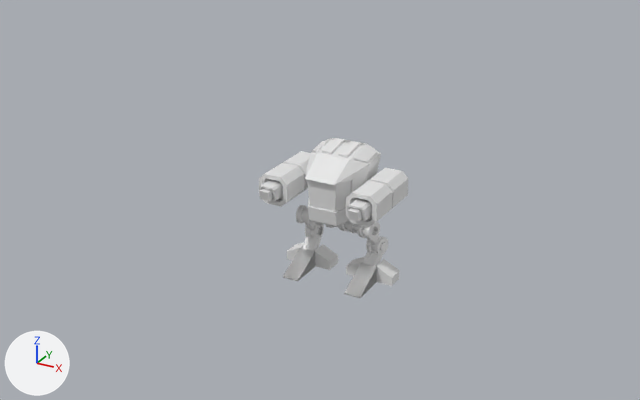
The Blender file robot.blend as it was, and as the next commit left it.
Both versions are drawn from a 50 mm camera at (14.02, -26.8, 12.57) aimed at (0.31, -1.88, 0.12). The axes (+X, +Y, +Z) are drawn at lower left. The lights are the same throughout.
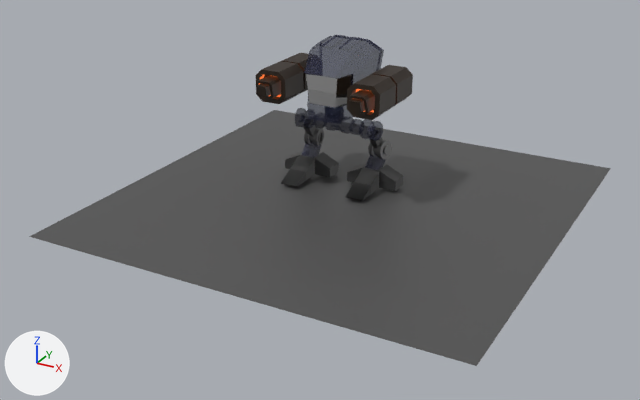
The change, as a list of edits to the scene's bpy script:
```text
Add mat_launch:
    mat_launch = emission_material('launch')
    mat_launch.base_color = (1.0, 0.197, 0.0465)  # orange #ff7b3d
Add mat_brown:
    mat_brown = principled_material('brown')
    mat_brown.base_color = (0.0241, 0.0133, 0.00643)  # black #2b1e13
Add mat_material_003:
    mat_material_003 = principled_material('Material.003')
    mat_material_003.base_color = (0.0779, 0.0779, 0.0779)  # dark grey #4f4f4f
Change me_cube:
    where me_cube.from_pydata(...)  # 61 vertices, 53 faces; spans x 0.0..1.12, y -1.27..1.15, z -1.09..1.08
    used by ob_cube; location = (0.0, 0.07, 0.14); rotation_euler = (0.157, 0.0, 0.0), in degrees (9, 0, 0); scale = (1.08, 1.08, 1.08)
    me_cube part 1: 51 of the faces centred in x 0.07..1.08, y -1.27..0.99, z -1.05..1.08 switch from mat_material (white #e7e7e7) to mat_material_004 (dark blue #343650)
    add me_cube.materials.append(mat_glass)  # white #e7e7e7
Change me_cylinder_001:
    where me_cylinder_001.from_pydata(...)  # 348 vertices, 328 faces; spans x 0.0..1.51, y -0.53..0.31, z -0.28..0.33
    add me_cylinder_001.materials.append(mat_material_004)  # dark blue #343650
Change me_cylinder_002:
    where me_cylinder_002.from_pydata(...)  # 200 vertices, 181 faces; spans x 0.983..1.578, y 0.14..0.891, z -1.065..-0.458
    add me_cylinder_002.materials.append(mat_floor)  # dark grey #4d4d4d
Change me_cube_003:
    where me_cube_003.from_pydata(...)  # 24 vertices, 22 faces; spans x -1.0..1.18, y -1.0..1.22, z -1.0..2.03
    add me_cube_003.materials.append(mat_material_004)  # dark blue #343650
Change me_cube_004:
    used by ob_cube_004; location = (1.33, -0.26, -3.42); scale = (0.336, 0.336, 0.336)
    remove me_cube_004.from_pydata(...)  # 24 vertices, 18 faces; spans x -1.0..2.89, y -3.01..3.07, z -1.0..1.0
    add me_cube_004.from_pydata(...)  # 8 vertices, 6 faces; spans x -1.0..1.0, y -1.0..1.0, z -1.0..1.0
    me_cube_004 part 2: the loose piece of 8 vertices spanning x -1.0..1.0, y -3.01..-1.01, z -1.0..0.03 is deleted
    me_cube_004 part 3: the loose piece of 8 vertices spanning x 0.89..2.89, y 1.07..3.07, z -1.0..1.0 is deleted
    me_cube_004 part 4: 6 faces spanning x -1.0..1.0, y -1.0..1.0, z -1.0..1.0 switch from no material to mat_material_003 (dark grey #4f4f4f)
Change me_cube_005:
    where me_cube_005.from_pydata(...)  # 128 vertices, 122 faces; spans x -1.0..1.0, y -0.78..1.43, z -1.0..1.0
    used by ob_cube_005; location = (1.78, -0.13, -0.04); scale = (-0.596, -1.5, -0.575)
    me_cube_005 part 5: 105 of the faces centred in x -1.0..1.0, y -0.78..1.39, z -1.0..1.0 switch from no material to mat_brown (black #2b1e13)
    me_cube_005 part 6: 11 of the faces centred in x -0.72..0.63, y 0.8..1.21, z -0.63..0.63 switch from no material to mat_launch (orange #ff7b3d)
Add me_cube_008:
    me_cube_008.from_pydata([(2.89, 1.07, -1.0), (0.89, 1.07, -1.0), (2.89, 1.07, 0.03), (2.89, 3.07, -1.0), (0.89, 3.07, -1.0), (2.89, 3.07, 0.03), (0.89, 3.07, 1.0), (0.89, 1.07, 1.0)], [], [(1, 4, 3, 0), (0, 2, 7, 1), (3, 5, 2, 0), (4, 6, 5, 3), (6, 7, 2, 5), (1, 7, 6, 4)])
    me_cube_008.materials.append(mat_feet)  # black #383838
Add me_cube_007:
    me_cube_007.from_pydata([(-1.0, -3.01, -1.0), (-1.0, -1.01, -1.0), (-1.0, -3.01, -0.93), (1.0, -3.01, -1.0), (1.0, -1.01, -1.0), (1.0, -3.01, -0.93), (1.0, -1.01, 0.03), (-1.0, -1.01, 0.03)], [], [(1, 4, 3, 0), (0, 2, 7, 1), (3, 5, 2, 0), (4, 6, 5, 3), (6, 7, 2, 5), (1, 7, 6, 4)])
    me_cube_007.materials.append(mat_feet)  # black #383838
Add me_plane:
    me_plane.from_pydata([(-1.0, -1.0, 0.0), (1.0, -1.0, 0.0), (-1.0, 1.0, 0.0), (1.0, 1.0, 0.0)], [], [(0, 1, 3, 2)])
    me_plane.materials.append(mat_floor)  # dark grey #4d4d4d
Change ob_cube:
    ob_cube.location: (0.0, 0.07, 0.14) -> (0.0, 0.07, 4.01)
Change ob_cylinder:
    ob_cylinder.location: (0.01, 0.15, -1.6) -> (0.01, 0.15, 2.28)
Change ob_cube_002:
    ob_cube_002.location: (1.35, 0.37, -2.04) -> (1.35, 0.37, 1.84)
Change ob_cylinder_001:
    ob_cylinder_001.location: (0.01, 0.15, -1.6) -> (0.01, 0.15, 2.28)
Change ob_cube_003:
    ob_cube_003.location: (1.35, 0.46, -2.97) -> (1.35, 0.46, 0.91)
Change ob_cube_005:
    ob_cube_005.location: (1.78, -0.13, -0.04) -> (1.78, -0.13, 3.83)
Add ob_cube_008:
    ob_cube_008 = bpy.data.objects.new('Cube.008', me_cube_008)  # modifiers MIRROR, MIRROR
    ob_cube_008.location = (1.33, -0.26, 0.46)
    ob_cube_008.scale = (0.336, 0.336, 0.336)
Add ob_cube_007:
    ob_cube_007 = bpy.data.objects.new('Cube.007', me_cube_007)  # modifiers MIRROR, MIRROR
    ob_cube_007.location = (1.33, -0.26, 0.46)
    ob_cube_007.scale = (0.336, 0.336, 0.336)
Add ob_plane:
    ob_plane = bpy.data.objects.new('Plane', me_plane)
    ob_plane.location = (0.96, -1.2, 0.01)
    ob_plane.scale = (7.55, 7.55, 7.55)
```

What differs and where, as boxes [x1, y1, x2, y2] in the pictures (640 x 400 px):
'Plane', added: after [29, 110, 611, 366]
'Cube', recoloured, moved: before [305, 138, 381, 226]; after [304, 35, 384, 124]
'Cube.005', recoloured, moved: before [259, 151, 408, 227]; after [255, 53, 413, 120]
'Cube.004', recoloured, moved: before [283, 242, 399, 298]; after [290, 155, 380, 194]
'Cylinder', recoloured, moved: before [296, 205, 380, 240]; after [295, 108, 383, 141]
'Cube.008', added (black): after [285, 151, 403, 191]
'Cylinder.001', recoloured, moved: before [305, 224, 388, 255]; after [304, 128, 392, 159]
'Cube.003', recoloured, moved: before [303, 236, 383, 266]; after [302, 142, 386, 170]
'Cube.007', added (black): after [281, 169, 371, 201]
'Cube.002', recoloured, moved: before [304, 222, 380, 245]; after [303, 125, 383, 148]
part 2 of me_cube_004, deleted: before [283, 262, 369, 298]
part 3 of me_cube_004, deleted: before [287, 242, 399, 286]
part 4 of me_cube_004, recoloured: before [292, 248, 377, 290]; after [290, 155, 380, 194]
part 5 of me_cube_005, recoloured: before [259, 151, 408, 227]; after [255, 53, 413, 120]
part 6 of me_cube_005, recoloured: before [261, 179, 372, 220]; after [258, 75, 374, 113]
